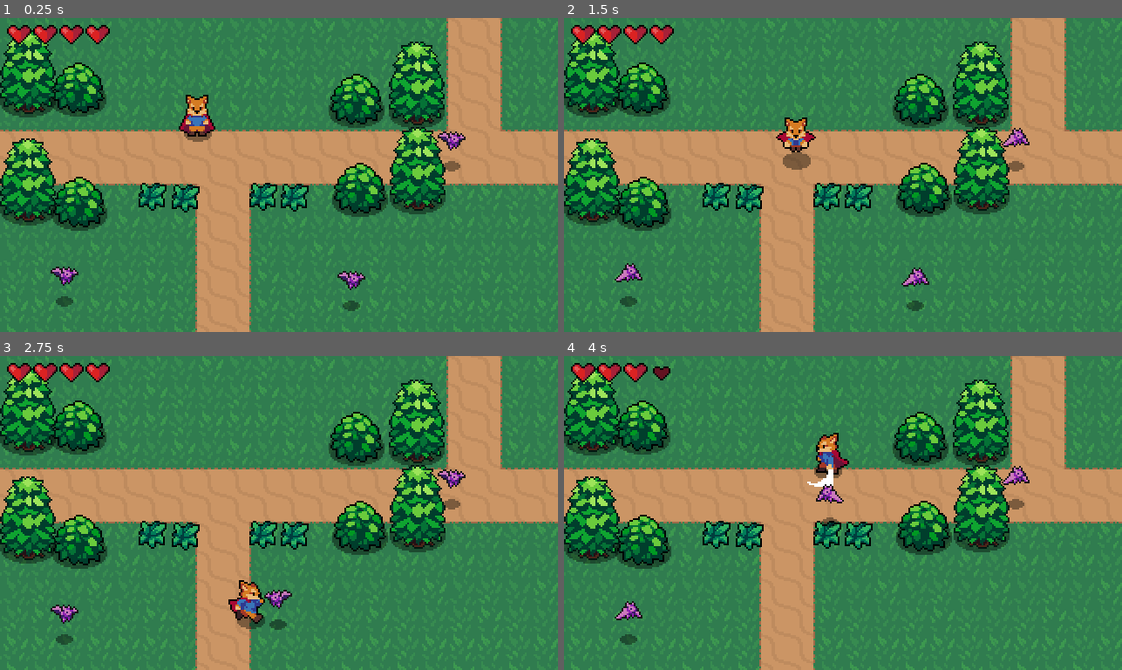
Above: before the commit, frames 1-4 (two rows, left to right).
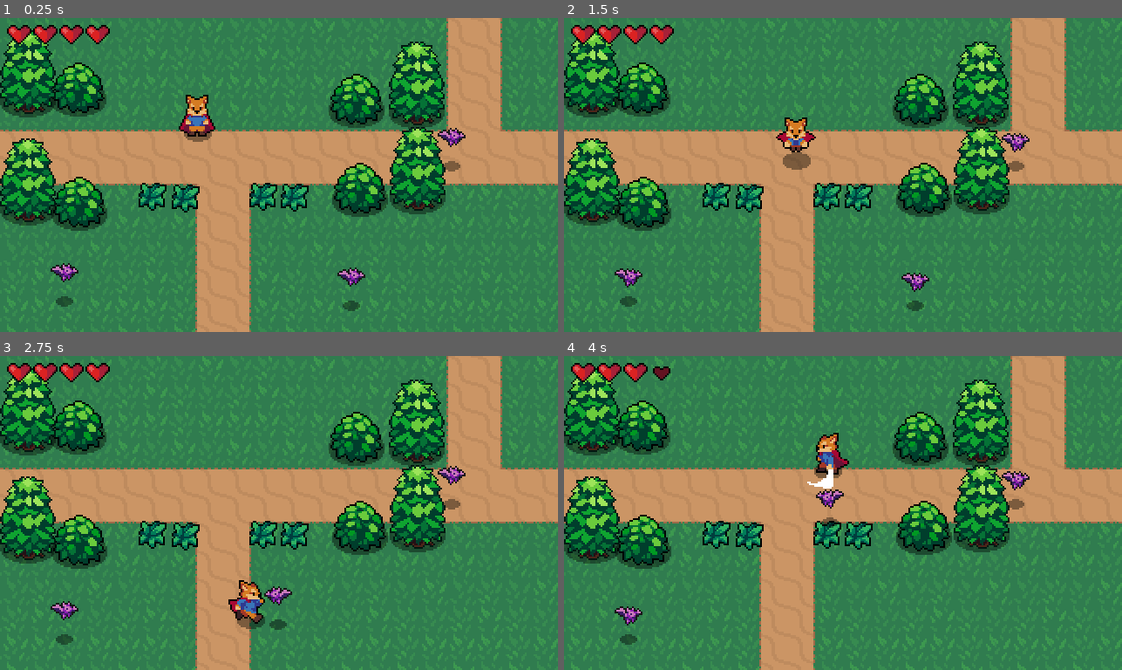
Above: after the commit, the same moments.

Repository: Firet/2d-action-rpg
Game: Godot game, scene res://World.tscn
Same seed, same stepped clock (60 frames per second), same inputs: the game is played once before the commit and once after it.
Inputs:
- Up to frame 1 (0.25 s): no input
- Up to frame 2 (1.5 s): hold Right (ui_right) 0.53-1.28 s; tap J (attack) at 0.6 s; hold Down (ui_down) from 1.28 s (still down); tap X (roll) at 1.35 s
- Up to frame 3 (2.75 s): release Down (ui_down) at 2.03 s; hold Right (ui_right) from 2.03 s (still down); tap J (attack) at 2.1 s
- Up to frame 4 (4 s): release Right (ui_right) at 2.78 s; hold Up (ui_up) 2.78-3.53 s; tap X (roll) at 2.85 s; hold Left (ui_left) from 3.53 s (still down); tap J (attack) at 3.6 s

The runs differ from the first frame. In frame 1, 0.5% of the frame differs, in the area x 9-84%, y 35-87%; in frame 2, 0.6%, in the area x 9-84%, y 35-88%; in frame 3, 0.5%; in frame 4, 0.6%.

Commit message:
Add soft collision to enemy bat

Diff:
--- a/Enemies/Bat.gd
+++ b/Enemies/Bat.gd
@@ -4,7 +4,7 @@
 
 export var ACCELERATION = 300
 export var MAX_SPEED = 50
-# Bat has low friction because is in the air,
+# Bat has low friction because it's in the air,
 # 200 is a low number compared to the player's friction
 export var FRICTION = 200
 
@@ -22,6 +22,7 @@
 onready var stats = $Stats
 onready var playerDetectionZone = $PlayerDetectionZone
 onready var hurtbox = $Hurtbox
+onready var softCollision = $SoftCollision
 
 func _physics_process(delta):
 	knockback = knockback.move_toward(Vector2.ZERO, FRICTION * delta)
@@ -51,6 +52,9 @@
 
 			sprite.flip_h = velocity.x < 0
 
+	# 400 is some value that push each bat that overlaps other soft collision area
+	if softCollision.is_colliding():
+		velocity += softCollision.get_push_vector() * delta * 400
 
 	velocity = move_and_slide(velocity)
 
--- a/Enemies/Bat.tscn
+++ b/Enemies/Bat.tscn
@@ -7,6 +7,7 @@
 [ext_resource path="res://Stats.tscn" type="PackedScene" id=5]
 [ext_resource path="res://Enemies/PlayerDetectionZone.tscn" type="PackedScene" id=6]
 [ext_resource path="res://Overlap/Hitbox.tscn" type="PackedScene" id=7]
+[ext_resource path="res://Overlap/SoftCollision.tscn" type="PackedScene" id=8]
 
 [sub_resource type="AtlasTexture" id=1]
 atlas = ExtResource( 1 )
@@ -49,6 +50,9 @@
 [sub_resource type="CircleShape2D" id=10]
 radius = 4.29781
 
+[sub_resource type="CircleShape2D" id=11]
+radius = 5.44412
+
 [node name="Bat" type="KinematicBody2D"]
 collision_layer = 16
 script = ExtResource( 4 )
@@ -56,7 +60,6 @@
 [node name="AnimatedSprite" type="AnimatedSprite" parent="."]
 frames = SubResource( 6 )
 animation = "Fly"
-frame = 1
 playing = true
 offset = Vector2( 0, -12 )
 
@@ -67,6 +70,7 @@
 shape = SubResource( 7 )
 
 [node name="Hurtbox" parent="." instance=ExtResource( 3 )]
+visible = false
 collision_layer = 8
 
 [node name="CollisionShape2D2" type="CollisionShape2D" parent="Hurtbox"]
@@ -77,6 +81,7 @@
 max_health = 2
 
 [node name="PlayerDetectionZone" parent="." instance=ExtResource( 6 )]
+visible = false
 
 [node name="CollisionShape2D" parent="PlayerDetectionZone" index="0"]
 modulate = Color( 1, 1, 1, 0.172549 )
@@ -88,9 +93,16 @@
 [node name="CollisionShape2D" parent="Hitbox" index="0"]
 position = Vector2( 0, -15 )
 shape = SubResource( 10 )
+
+[node name="SoftCollision" parent="." instance=ExtResource( 8 )]
+
+[node name="CollisionShape2D" parent="SoftCollision" index="0"]
+shape = SubResource( 11 )
 [connection signal="area_entered" from="Hurtbox" to="." method="_on_Hurtbox_area_entered"]
 [connection signal="no_health" from="Stats" to="." method="_on_Stats_no_health"]
 
 [editable path="PlayerDetectionZone"]
 
 [editable path="Hitbox"]
+
+[editable path="SoftCollision"]
--- /dev/null
+++ b/Overlap/SoftCollision.gd
@@ -0,0 +1,28 @@
+extends Area2D
+
+# This soft collision works for bats that overlaps
+# and seems they are only one.
+# With this soft collision the move away
+# from each other.
+# This isn't recomendable if
+# its going to be hundreds of enemies at the same time
+
+func is_colliding():
+	var areas = get_overlapping_areas()
+	return areas.size() > 0
+
+func get_push_vector():
+	var areas = get_overlapping_areas()
+	var push_vector = Vector2.ZERO
+	if is_colliding():
+		# Get the first area that collide
+		# If collide with 2 areas,
+		# its going to move away from one of them
+		# In the end move away from each other
+		var area = areas[0]
+		# get a vector from that goes from its position
+		# to our position
+		push_vector = area.global_position.direction_to(global_position)
+		push_vector = push_vector.normalized()
+	# returns 0 if it's not colliding with anything
+	return push_vector
--- /dev/null
+++ b/Overlap/SoftCollision.tscn
@@ -0,0 +1,10 @@
+[gd_scene load_steps=2 format=2]
+
+[ext_resource path="res://Overlap/SoftCollision.gd" type="Script" id=1]
+
+[node name="SoftCollision" type="Area2D"]
+collision_layer = 32
+collision_mask = 32
+script = ExtResource( 1 )
+
+[node name="CollisionShape2D" type="CollisionShape2D" parent="."]
--- a/project.godot
+++ b/project.godot
@@ -104,6 +104,7 @@
 2d_physics/layer_3="PlayerHurtbox"
 2d_physics/layer_4="EnemyHurtbox"
 2d_physics/layer_5="Enemy"
+2d_physics/layer_6="SoftCollisions"
 
 [rendering]
 
Not shown: 1 places in Enemies/Bat.tscn that only renumber resources
